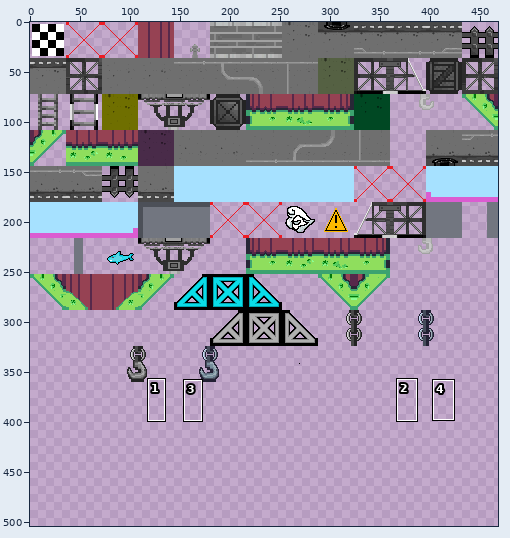
Two states of a sprite sheet, tilesets/tst_outside_realworld/output_tileset.png. Above, an overview of the earlier version with the close-up marked.
Close-up. Before the commit:
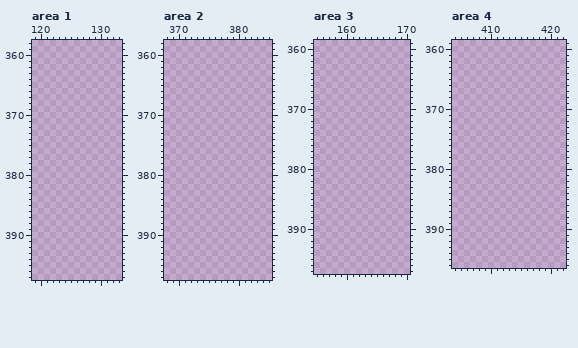
The file is 468x504 pixels. Pixels under 10% opacity are left out. Colours within 5 levels of each other are drawn and written as one. Shown: area 1: x 119..133, y 358..397; area 2: x 368..385, y 358..397; area 3: x 155..170, y 359..397; area 4: x 404..422, y 359..396. The commit also changed other parts of the picture, which this record leaves out.
The result:
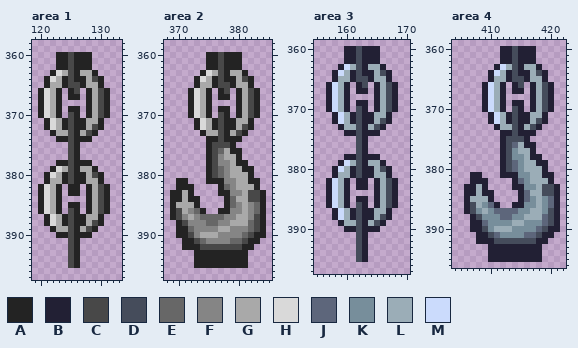
Palette (. is transparent): A #232323  B #222034  C #484848  D #454c5b  E #676767  F #858585  G #a9a9a9  H #d9d9d9  J #5d667b  K #778e9b  L #9badb7  M #cbdbfc
Change:
Changed rows in their new state; - is an unchanged pixel.
Area 1:
first column x 120:
360 ---AACAAA---
361 ---AACAAA---
362 ---AACAAA---
363 --AHGCAGGA--
364 -AHGACAAGCA-
365 -AGGACCAGGA-
366 AHGA-AC-AGCA
367 AHGA-AA-AGCA
368 AHGA----AGCA
369 AHGA-AA-AGCA
370 AHGA-CA-AGCA
371 -AHGACAAGGA-
372 -AHGACAAGCA-
373 --AGGCAGCA--
374 ---AACAAA---
375 -----CA-----
376 -----CA-----
377 -----CA-----
378 ---AACAAA---
379 --AHGCAGGA--
380 -AHGACAAGCA-
381 -AGGACAAGGA-
382 AHGA-AA-AGCA
383 AHGA-AA-AGCA
384 AHGA----AGCA
385 AHGA-AA-AGCA
386 AHGA-CA-AGCA
387 -AHGACAAGGA-
388 -AHGACAAGCA-
389 --AGGCAGCA--
390 ---AACAAA---
391 -----CA-----
392 -----CA-----
393 -----CA-----
394 -----CA-----
395 -----CA-----
Area 2:
first column x 369:
360 ------AACAAA----
361 ------AACAAA----
362 ------AACAAA----
363 -----AHGCAGGA---
364 ----AHGACAAGCA--
365 ----AGGACCAGGA--
366 ---AHGA-AC-AGCA-
367 ---AHGA-AA-AGCA-
368 ---AHGA----AGCA-
369 ---AHGA-AA-AGCA-
370 ---AHGA-CA-AGCA-
371 ----AHGACAAGGA--
372 ----AHGACAAGCA--
373 -----AGGCAGCA---
374 ------AACAAA----
375 ------ACCCA-----
376 ------ACEGAA----
377 ------ACFGGA----
378 ------ACFFGAA---
379 ------ACEFGGAA--
380 ------ACEFGGGA--
381 -AA---AAAFFGGAA-
382 -AAA----AEFGGGA-
383 AAGA----AAFFGCCA
384 AAGAA----AEGGCCA
385 AGGGA----AEFGFEA
386 ACGFEA--AAFFGFEA
387 ACFGFEEEEFFGGFCA
388 -ACFFFEEFFGGGECA
389 -AAEFFFFGGFFFECA
390 -AACFGGGFFFFECAA
391 --AACEFFFFEECAA-
392 --AAACCCCCCCAA--
393 ----AAAAAAAAA---
394 ----AAAAAAAAA---
395 ----AAAAAAAAA---
Area 3:
first column x 157:
360 ---BBDBBB---
361 ---BBDBBB---
362 ---BBDBBB---
363 --BMLDBLLB--
364 -BMLBDBBLDB-
365 -BLLBDDBLLB-
366 BMLB-BD-BLDB
367 BMLB-BB-BLDB
368 BMLB----BLDB
369 BMLB-BB-BLDB
370 BMLB-DB-BLDB
371 -BMLBDBBLLB-
372 -BMLBDBBLDB-
373 --BLLDBLDB--
374 ---BBDBBB---
375 -----DB-----
376 -----DB-----
377 -----DB-----
378 ---BBDBBB---
379 --BMLDBLLB--
380 -BMLBDBBLDB-
381 -BLLBDBBLLB-
382 BMLB-BB-BLDB
383 BMLB-BB-BLDB
384 BMLB----BLDB
385 BMLB-BB-BLDB
386 BMLB-DB-BLDB
387 -BMLBDBBLLB-
388 -BMLBDBBLDB-
389 --BLLDBLDB--
390 ---BBDBBB---
391 -----DB-----
392 -----DB-----
393 -----DB-----
394 -----DB-----
395 -----DB-----
Area 4:
first column x 406:
360 ------BBDBBB----
361 ------BBDBBB----
362 ------BBDBBB----
363 -----BMLDBLLB---
364 ----BMLBDBBLDB--
365 ----BLLBDDBLLB--
366 ---BMLB-BD-BLDB-
367 ---BMLB-BB-BLDB-
368 ---BMLB----BLDB-
369 ---BMLB-BB-BLDB-
370 ---BMLB-DB-BLDB-
371 ----BMLBDBBLLB--
372 ----BMLBDBBLDB--
373 -----BLLDBLDB---
374 ------BBDBBB----
375 ------BDDDB-----
376 ------BDJLBB----
377 ------BDKLLB----
378 ------BDKKLBB---
379 ------BDJKLLBB--
380 ------BDJKLLLB--
381 -BB---BBBKKLLBB-
382 -BBB----BJKLLLB-
383 BBLB----BBKKLDDB
384 BBLBB----BJLLDDB
385 BLLLB----BJKLKJB
386 BDLKJB--BBKKLKJB
387 BDKLKJJJJKKLLKDB
388 -BDKKKJJKKLLLJDB
389 -BBJKKKKLLKKKJDB
390 -BBDKLLLKKKKJDBB
391 --BBDJKKKKJJDBB-
392 --BBBDDDDDDDBB--
393 ----BBBBBBBBB---
394 ----BBBBBBBBB---
395 ----BBBBBBBBB---
